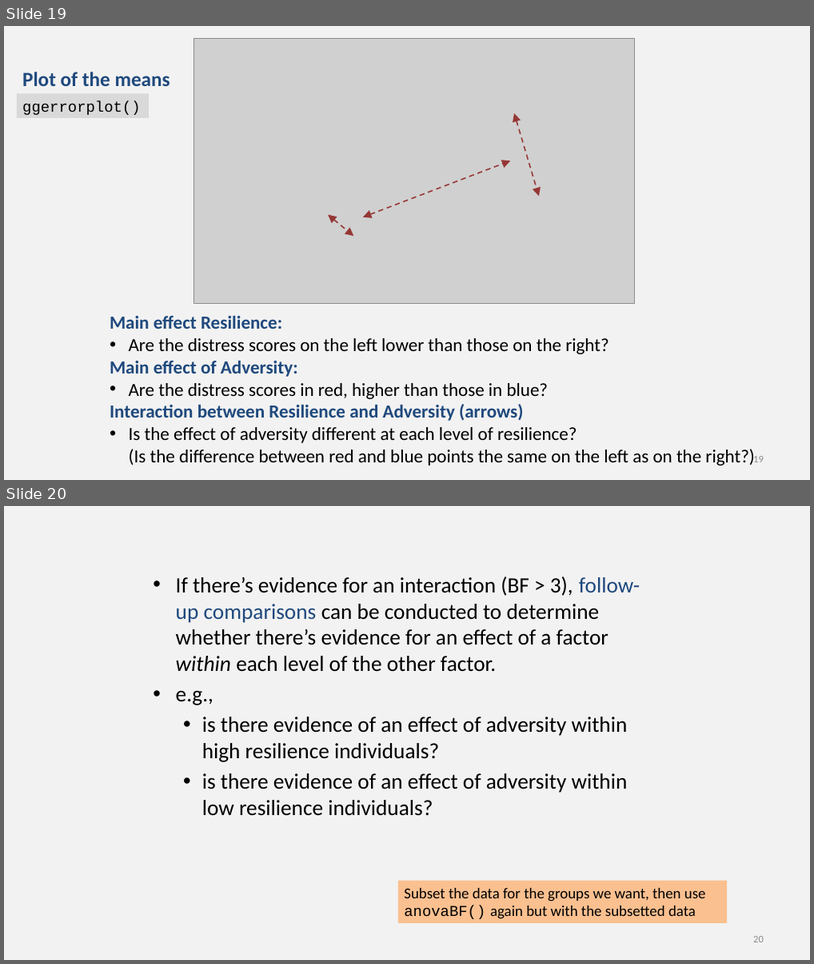
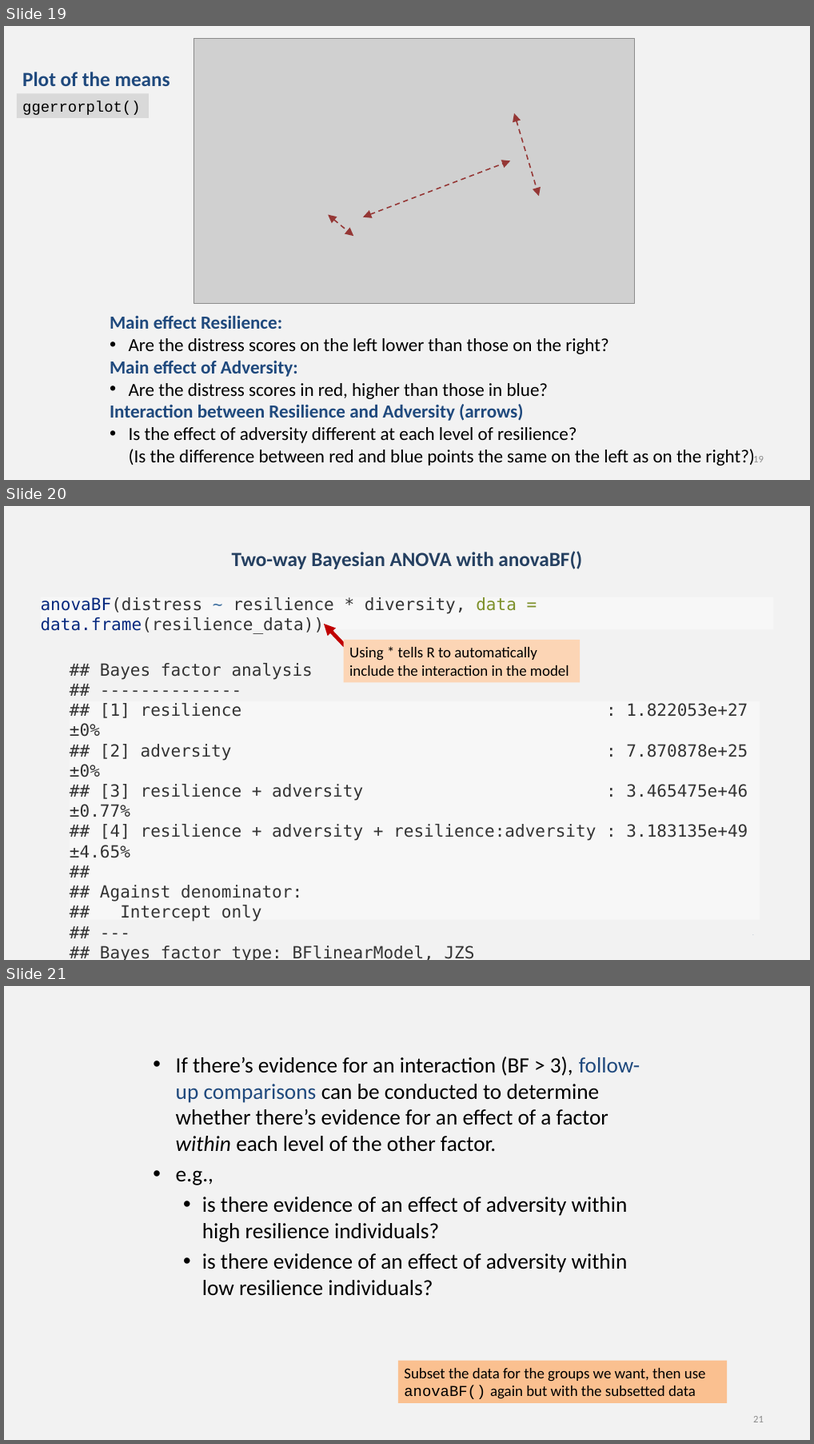
Before and after one commit to chrisjberry/datafluencyCB, a slide deck: docs/slides/PSYC761_L3_ANOVA_1.pptx. Shown one above the other, each under a label of ours: slides 19 and 20 before the commit, slides 19, 20 and 21 after it. The pictures are 814x964 and 814x1444 pixels, drawn with LibreOffice and Linux fonts; fonts in the diff are those of the drawing; grey boxes stand for pictures. Boxes give left, top, right and bottom in pixels: in the first picture for what was removed or moved away, otherwise in the second. Text is boxed around its words. In the diff, an @@ line names an element or a change of style, - is before the commit and + after.

```diff
--- a/docs/slides/PSYC761_L3_ANOVA_1.pptx
+++ b/docs/slides/PSYC761_L3_ANOVA_1.pptx
@@ slide 20 added at (x1=4, y1=506, x2=810, y2=960), background #F2F2F2 @@
@@ text added at (x1=232, y1=551, x2=582, y2=569), 24 pt, text #254061, bold @@
+Two-way Bayesian ANOVA with anovaBF()
@@ title added at (x1=41, y1=597, x2=517, y2=634), 20 pt, text #333333 @@
+anovaBF(distress ~ resilience * diversity, data = data.frame(resilience_data))
@@ arrow added from (345, 646) to (324, 624), #C00000 4.5 pt @@
@@ rectangle added at (x1=344, y1=640, x2=581, y2=683), fill #FCD5B5, 18 pt, text #000000 @@
+Using * tells R to automatically include the interaction in the model
@@ text added at (x1=70, y1=663, x2=748, y2=960), 20 pt, text #333333 @@
+## Bayes factor analysis
+## --------------
+## [1] resilience : 1.822053e+27 ±0%
+## [2] adversity : 7.870878e+25 ±0%
+## [3] resilience + adversity : 3.465475e+46 ±0.77%
+## [4] resilience + adversity + resilience:adversity : 3.183135e+49 ±4.65%
+##
+## Against denominator:
+## Intercept only
+## ---
+## Bayes factor type: BFlinearModel, JZS
@@ what was slide 20 is now slide 21 @@
@@ page number at (x1=754, y1=1416, x2=764, y2=1422): text changed @@
-20
+21
```
Also in this commit, not shown: 4 slides changed.
